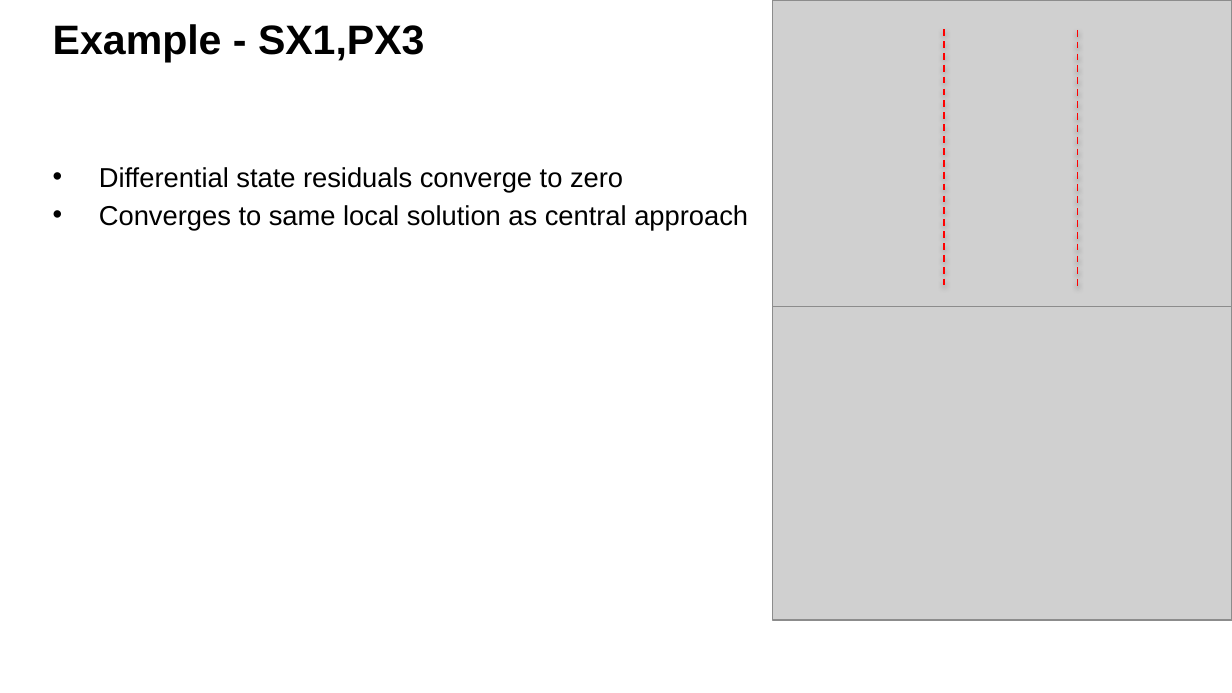
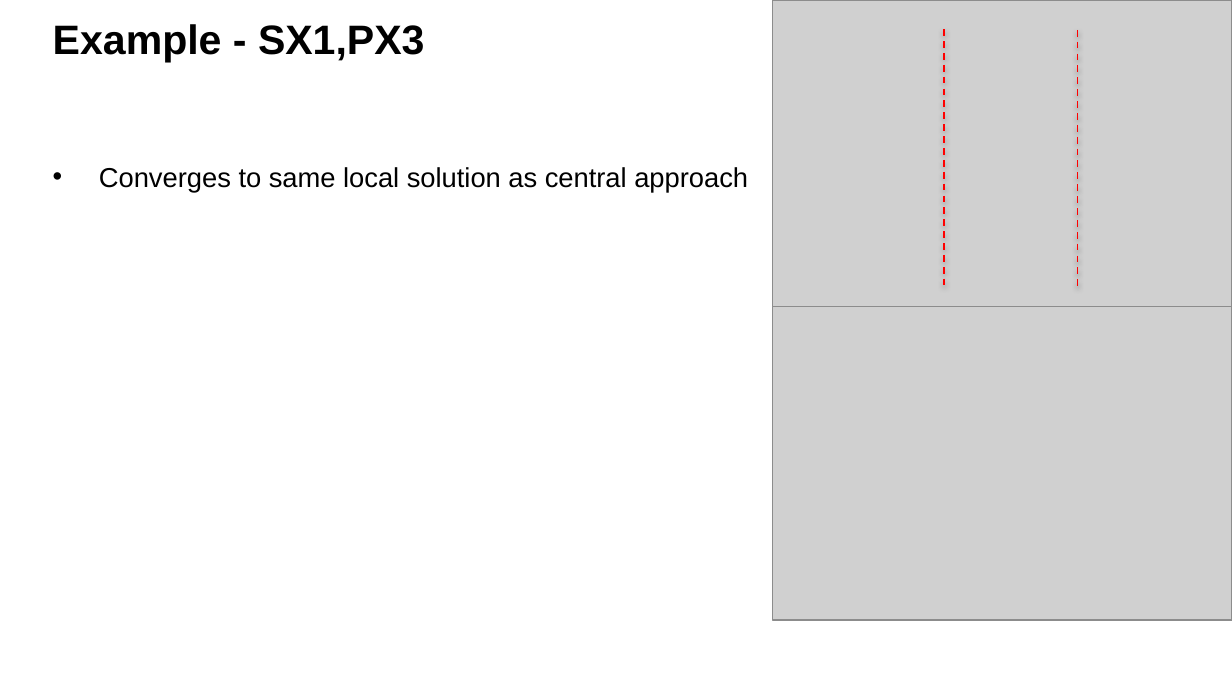
Before and after one commit to sandeepprakash6666/Escape-Paper, a slide deck: slide 7 of Admin/Escape Results.pptx. Drawn at 1232x693 pixels with LibreOffice and Linux fonts; fonts in the diff are those of the drawing; grey boxes stand for pictures; background and template pictures are left out. Boxes give left, top, right and bottom in pixels: in the first picture for what was removed or moved away, otherwise in the second. Text is boxed around its words. In the diff, an @@ line names an element or a change of style, - is before the commit and + after.

```diff
--- a/Admin/Escape Results.pptx
+++ b/Admin/Escape Results.pptx
@@ text at (99, 167, 623, 192): paragraph removed @@
-• Differential state residuals converge to zero
```
Also in this commit, not shown: 1 other slide changed, 11 other files.
